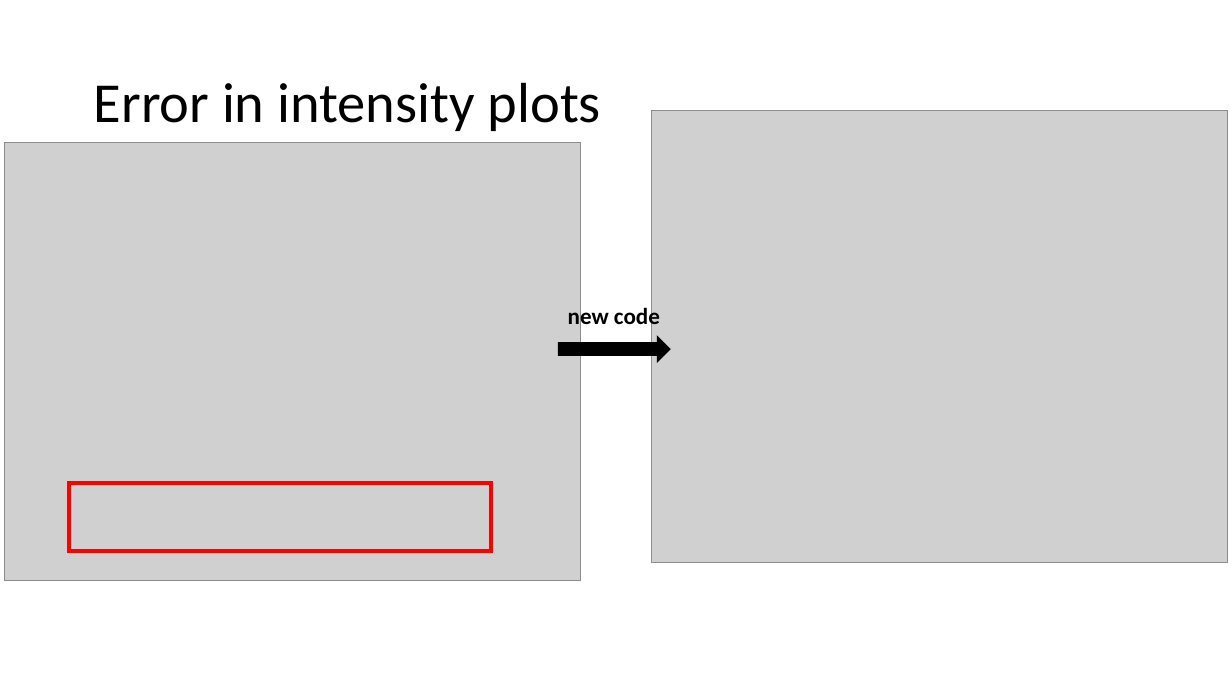
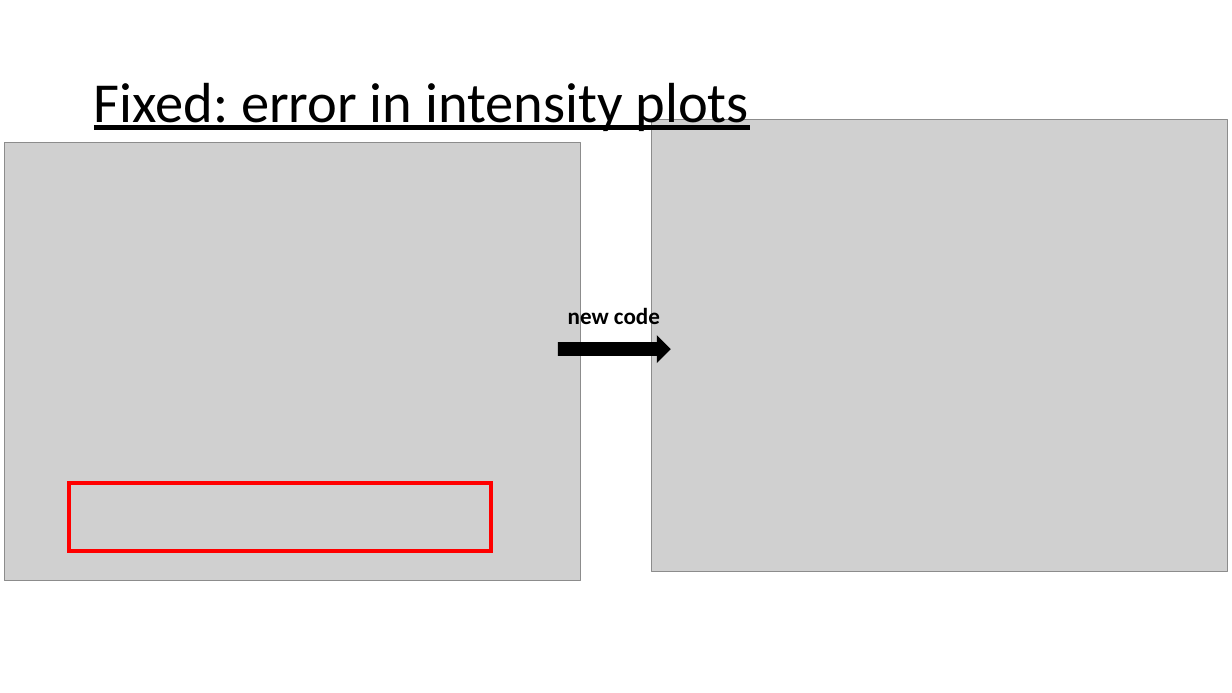
Before and after one commit to david-f-amorim/Simulating-THG-of-few-femtosecond-pulses-in-a-noble-gas-, a slide deck: slide 3 of presentations/DESY - Updates Week 1&2.pptx. Drawn at 1232x693 pixels with LibreOffice and Linux fonts; fonts in the diff are those of the drawing; grey boxes stand for pictures. Boxes give left, top, right and bottom in pixels: in the first picture for what was removed or moved away, otherwise in the second. Text is boxed around its words. In the diff, an @@ line names an element or a change of style, - is before the commit and + after.

```diff
--- a/presentations/DESY - Updates Week 1&2.pptx
+++ b/presentations/DESY - Updates Week 1&2.pptx
@@ title at <box>94,82,749,135</box>: text changed @@
-Error in intensity plots
+Fixed: error in intensity plots
@@ picture: place and size @@
-picture at <box>652,111,1228,563</box>
+picture at <box>652,120,1228,572</box>
```
Also in this commit, not shown: 11 other slides changed, 4 slides added, 4 slides removed, 2 other files.
